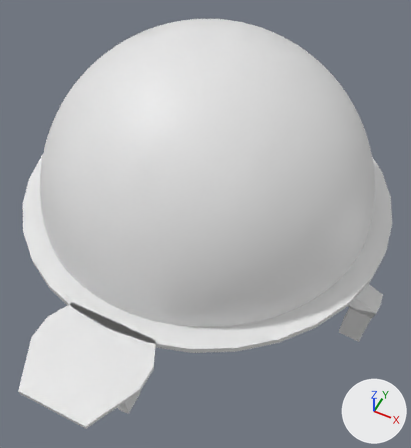
One commit to the glTF model src/props/Biolab/biolab.glb: the scene before it, then after it.
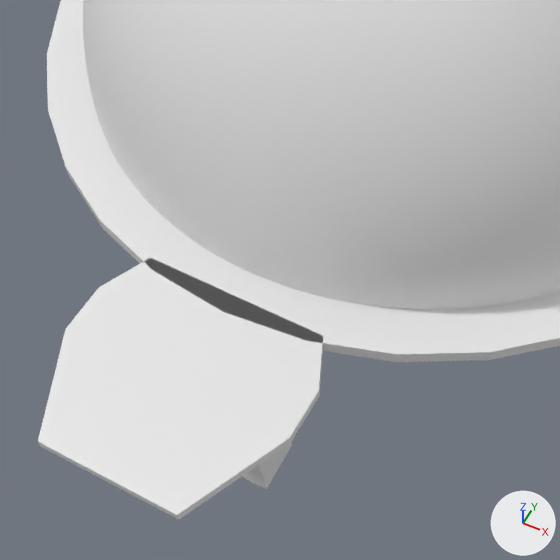
Old and new are each drawn whole from a camera (50 mm lens) standing at (90.0, -181.0, 270.0) and looking at (6.0, -14.0, 61.0) and again close up on the part from 0% to 66% of the width and 40% to 100% of the height. The axes (+X, +Y, +Z) are drawn at lower right. The lights are the same throughout. Vertices at the same position are counted once.

The first close-up shows 'Deck', 'Dome', 'LandingPads'.
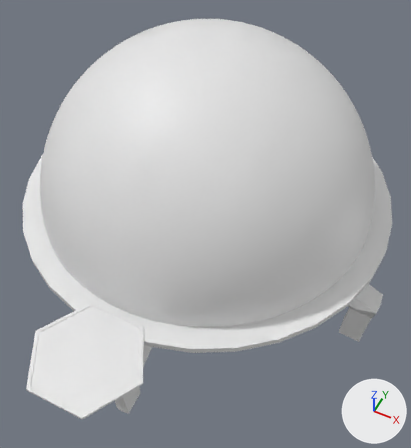
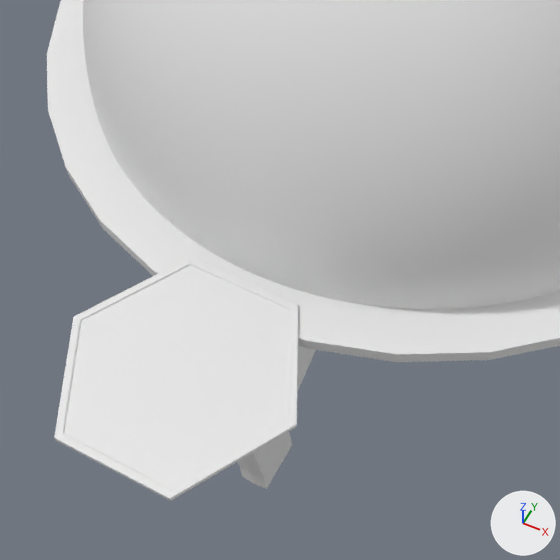
Changed parts and their boxes [x1, y1, x2, y2] in the close-ups (560 x 560 px):
'LandingPads', reshaped, moved
    before: [38, 258, 323, 519]
    after: [54, 257, 299, 501]

Diff of the bpy script that builds the scene:
```diff
--- a/src/props/Biolab/biolab.glb.py
+++ b/src/props/Biolab/biolab.glb.py
@@ me_cube_001 @@
 # used by ob_landingpads; location = (0.0, 0.0, 70.0)
-me_cube_001.from_pydata(...)  # 32 vertices, 56 faces; spans x -25.0..25.0, y -127.0..127.0, z -1.0..1.0
+me_cube_001.from_pydata(...)  # 144 vertices, 280 faces; spans x -25.0..25.0, y -126.0..126.0, z 0.0..1.0
+# me_cube_001 part 1: the loose piece of 16 vertices spanning x -25.0..25.0, y -127.0..-86.0, z -1.0..1.0 is rebuilt with 72 vertices and now spans x -25.0..25.0, y -126.0..-82.0, z 0.0..1.0
@@ ob_landingpads @@
 ob_landingpads = bpy.data.objects.new('LandingPads', me_cube_001)
-ob_landingpads.location = (0.0, 0.0, 70.0)
+ob_landingpads.location = (0.0, 0.0, 71.0)
```
